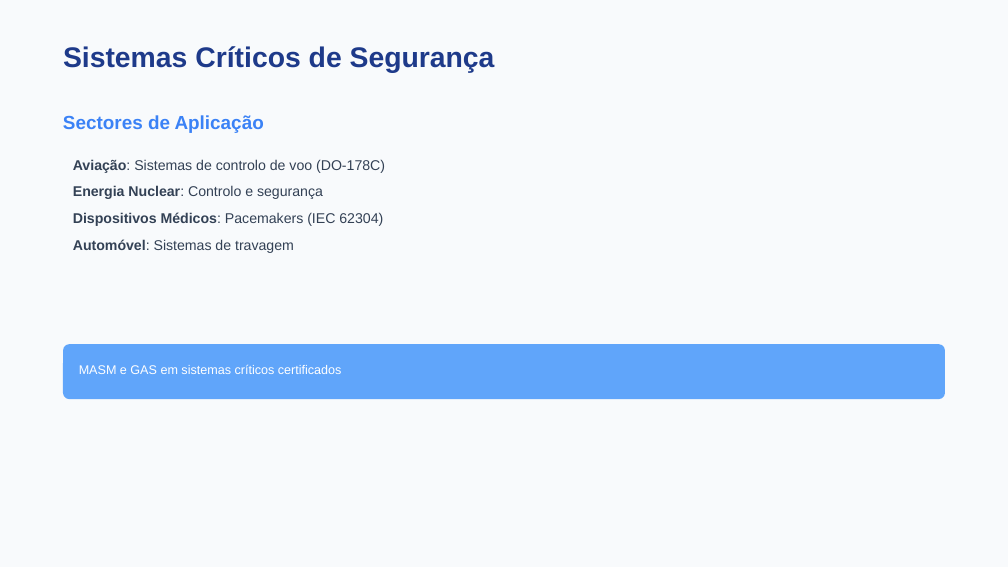
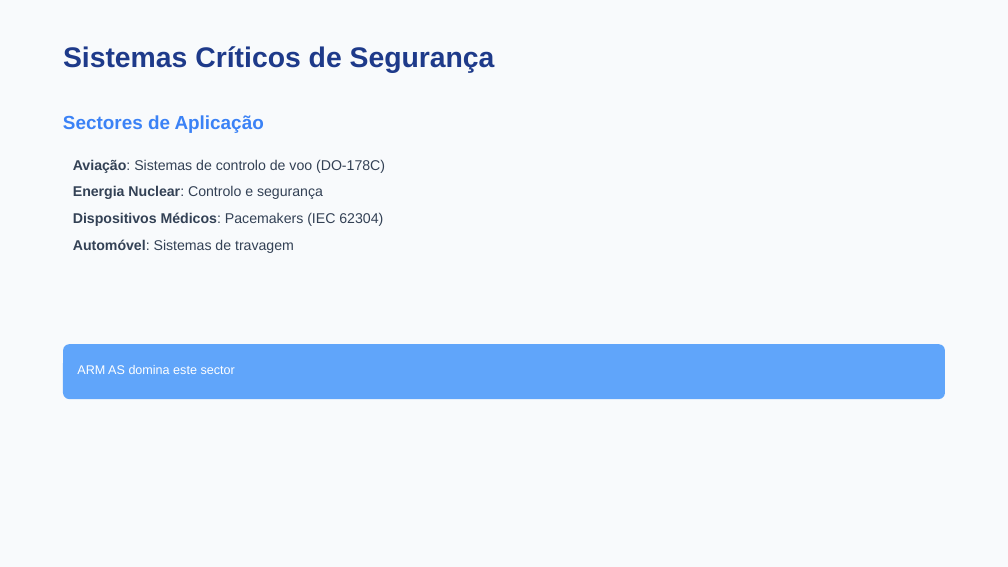
Before and after one commit to FabioRodrigues0/Faculdade, a slide deck: slide 7 of acomp/trabalhos_praticos/Apresentação ADC - Assembly.pptx. Drawn at 1008x567 pixels with LibreOffice and Linux fonts; fonts in the diff are those of the drawing. Boxes give left, top, right and bottom in pixels: in the first picture for what was removed or moved away, otherwise in the second. Text is boxed around its words. In the diff, an @@ line names an element or a change of style, - is before the commit and + after.

```diff
--- a/acomp/trabalhos_praticos/Apresentação ADC - Assembly.pptx
+++ b/acomp/trabalhos_praticos/Apresentação ADC - Assembly.pptx
@@ text at <box>77,365,235,374</box>: text changed @@
-MASM e GAS em sistemas críticos certificados
+ARM AS domina este sector
```
Also in this commit, not shown: 1 other slide changed.
